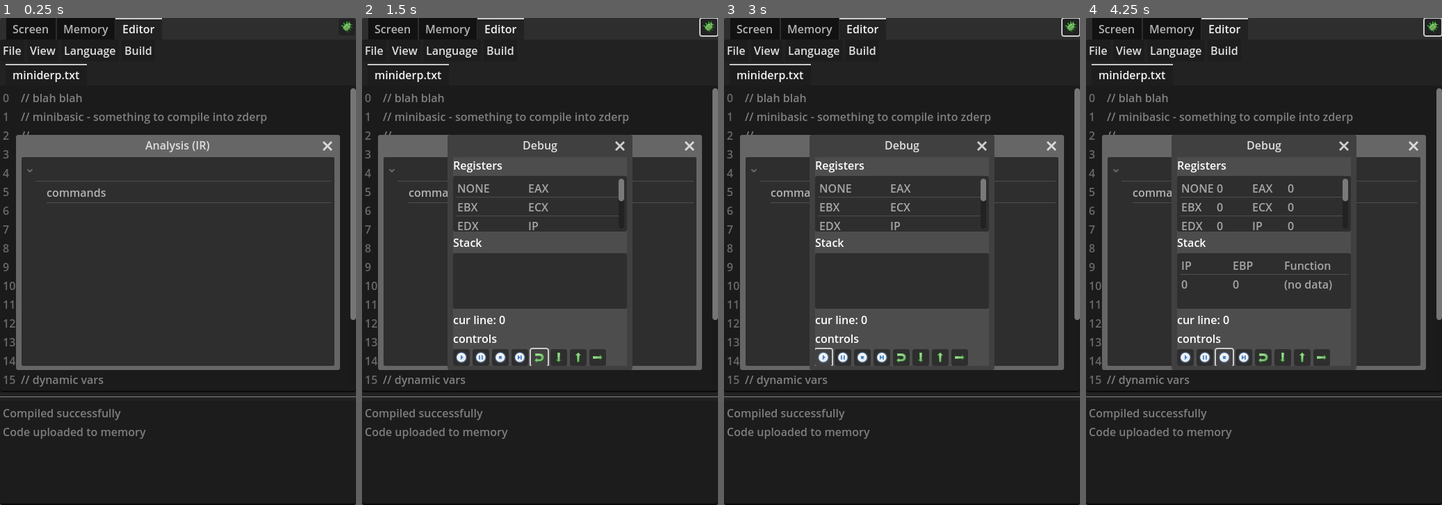
Above: before the commit, frames 1-4 (left to right).
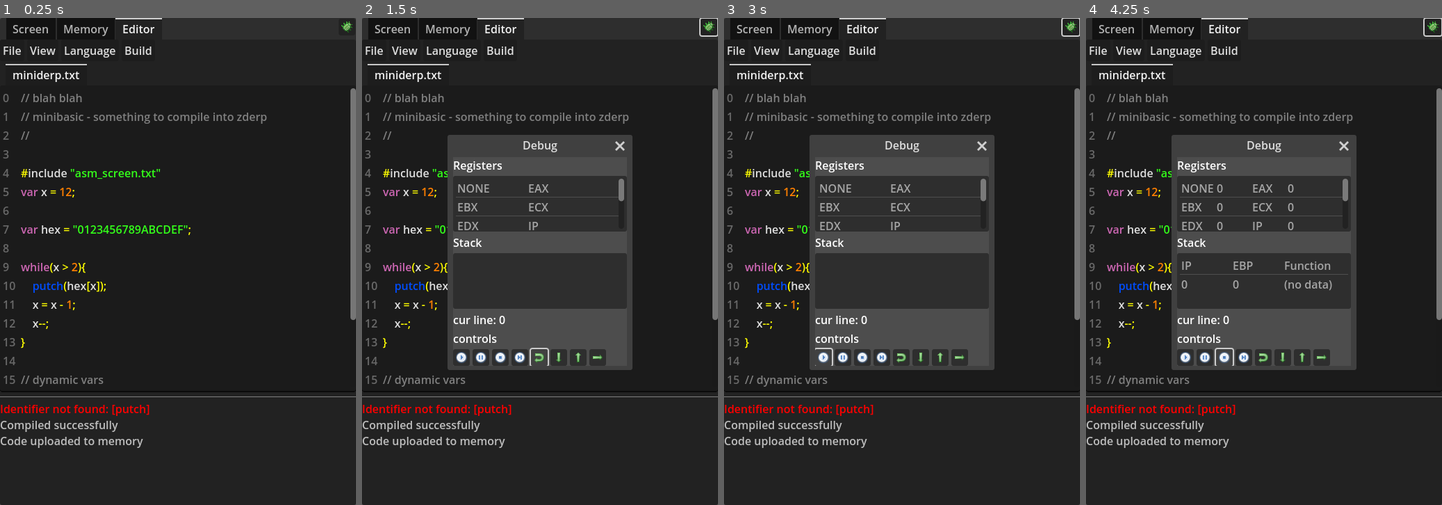
Above: after the commit, the same moments.

Repository: Zondartul/CpuDerp
Game: Godot game, scene res://scenes/main.tscn
Two runs of this game, one before a commit and one after it. Both use one fixed random seed, a clock stepped at 60 frames per second and the inputs below.
Inputs (mouse positions are in pixels of both pictures, inside the frame that each line leads up to):
- Up to frame 1 (0.25 s): no input
- Up to frame 2 (1.5 s): click (707, 27) at 0.5 s; click (540, 358) at 1.25 s
- Up to frame 3 (3 s): click (902, 358) at 2 s; click (823, 358) at 2.75 s
- Up to frame 4 (4.25 s): click (1224, 358) at 3.5 s

The runs differ from the first frame. In frame 1, 9.4% of the frame differs, in the area x 0-100%, y 24-100%; in frame 2, 5.9%; in frame 3, 5.9%; in frame 4, 5.9%.

Commit message:
analysis works

Diff:
--- a/scenes/Editor.gd
+++ b/scenes/Editor.gd
@@ -2,7 +2,7 @@
 
 var VM;
 var memory;
-var console;
+var console:RichTextLabel;
 var is_setup = false;
 
 func _ready():
@@ -31,14 +31,18 @@
 func switch_to_file(filename):
 	$comp_file.switch_to_file(filename);
 
-func print_console(text):
+func print_console(text, col=Color.GRAY):
 	#var console:TextEdit = $V/TE_console;
-	console.text += text + "\n";
+	console.text += "[color="+col.to_html(false)+"]"+ text + "[/color]" + "\n";
 	#scroll to bottom
-	console.scroll_vertical = console.get_line_count()
+	#console.scroll_vertical = console.get_line_count();
 
 
 func _on_view_index_pressed(index: int) -> void:
 	match index:
 		0: $win_token_view.popup();
 		1: $win_parse.popup();
+		2: $win_IR.popup();
+
+func _on_comp_compile_md_sig_user_error(msg) -> void:
+	print_console(msg, Color.RED);
--- a/scenes/comp_compile_md.gd
+++ b/scenes/comp_compile_md.gd
@@ -7,10 +7,13 @@
 signal tokens_ready;
 signal parse_ready;
 signal IR_ready;
+signal sig_user_error;
 
 func compile(text):
 	var tokens = tokenizer.tokenize(text);
+	if not tokens: return;
 	var ast = parse(tokens);
+	if not ast: return;
 	var _IR = analyze(ast);
 	#print(tokens);
 
@@ -120,24 +123,53 @@
 
 const ast_bypass_list = ["start", "stmt_list", "stmt"];
 var IR = null;
+var cur_scope = null;
+var cur_code_block = null;
 
 func clear_IR():
 	IR = {
-		"commands":[],
+		"code_blocks":[[]],
+		"scopes":{
+			"global":{
+				"parent":null,
+				"vars":[],
+				"funcs":[],
+			},
+		}
 	};
+	cur_scope = IR.scopes.global;
+	cur_code_block = IR.code_blocks[0];
 
 func analyze(ast):
 	clear_IR();
 	analyze_one(ast);
 	IR_ready.emit(IR);
+	print(IR);
 	return IR;
+
+func analyze_expr(ast):
+	assert(ast.class == "expr");
+	var ch = ast.children[0];
+	match ch.class:
+		"expr_infix": analyze_expr_infix(ch);
+		"expr_postfix": analyze_expr_postfix(ch);
+		"expr_immediate": analyze_expr_immediate(ch);
+		"expr_ident": analyze_expr_ident(ch);
+		_: push_error("analyze_expr: unimplemented expr type");
 
 func analyze_one(ast):
 	if ast.class in ast_bypass_list:
 		analyze_all(ast.children);
+		return;
 
 	match ast.class:
+		"stmt_preproc": analyze_stmt_preproc(ast);
+		"decl_assignment_stmt": analyze_decl_assignment(ast);
+		"assignment_stmt": analyze_assignment_stmt(ast);
 		"expr": analyze_expr(ast);
+		"while_stmt": analyze_while_stmt(ast);
+		"block": analyze_block(ast);
+		"PUNCT": pass;
 		_: push_error("analyze: not implemented for class "+ast.class); return null;
 
 func analyze_all(list):
@@ -146,53 +178,114 @@
 var expr_stack = [];
 
 var val_idx = 0;
+func make_unique_IR_name(type, text=null):
+	var val_name = type+"_"+str(val_idx);
+	if text: val_name += "__"+text;
+	val_idx+=1;
+	return val_name;
+
 # returns a handle to a new IR value
-func new_value():
-	var val_name = "val_"+str(val_idx);
-	return {"name":val_name};
-
-func analyze_expr(ast):
-	assert(ast.class == "expr");
+func new_val(): return {"val_type":null, "ir_name":null, "user_name":null, "type":null, "value":null};
+
+func new_val_temp():
+	var val = new_val();
+	val.val_type = "temporary";
+	val.ir_name = make_unique_IR_name("tmp");
+	return val;
+
+func new_val_var(val_name):
+	var val = new_val();
+	val.val_type = "variable";
+	val.ir_name = make_unique_IR_name("var", val_name);
+	val.user_name = val_name;
+	return val;
+
+func new_val_immediate(value, type):
+	var val = new_val();
+	val.val_type = "immediate";
+	val.value = value;
+	val.type = type;
+	val.ir_name = make_unique_IR_name("imm");
+	return val;
+
+func new_val_error():
+	var val = new_val();
+	val.val_type = "error";
+	val.ir_name = "error";
+	return val;
+
+const  op_map = {
+	"+":"ADD",
+	"-":"SUB",
+	"*":"MUL",
+	"/":"DIV",
+	"%":"MOD",
+	"[":"INDEX",
+	">":"GREATER",
+	"<":"LESS",
+	"==":"EQUAL",
+	"!=":"NOT_EQUAL",
+	"&&":"AND",
+	"||":"OR",
+	"!":"NOT",
+	"and":"AND",
+	"or":"OR",
+	"not":"NOT",
+	"&":"B_AND",
+	"|":"B_OR",
+	"^":"B_XOR",
+	">>":"B_SHIFT_RIGHT",
+	"<<":"B_SHIFT_LEFT",
+	"~":"B_NOT",
+	"++":"INC",
+	"--":"DEC",
+};
+
+func analyze_expr_infix(ast):
+	assert(ast.class == "expr_infix");
 	var expr1 = ast.children[0];
 	assert(expr1.class == "expr");
 	var op = ast.children[1];
-	var expr2 = null
-	if len(ast.children) > 2:
-		expr2 = ast.children[2];
-		assert(expr2.class == "expr");
-	match op.text:
-		"+": analyze_expr_infix_op(expr1, expr2, "ADD");
-		"-": analyze_expr_infix_op(expr1, expr2, "SUB");
-		"*": analyze_expr_infix_op(expr1, expr2, "MUL");
-		"++": analyze_expr_postfix_op(expr1, "INC");
-		"--": analyze_expr_postfix_op(expr1, "DEC");
-		"(": analyze_expr_call(expr1, expr2);
-		"[": analyze_expr_infix_op(expr1, expr2, "INDEX");
-		_: push_error("analyze: expr op not implemented"); return;
+	var expr2 = ast.children[2];
+	assert(expr2.class == "expr");
+
+	if op.text == "(": analyze_expr_call(expr1, expr2);
+	elif op.text in op_map: analyze_expr_infix_op(expr1, expr2, op_map[op.text]);
+	else: push_error("analyze: expr op not implemented: "+op.text); return;
+
+func analyze_expr_postfix(ast):
+	assert(ast.class == "expr_postfix");
+	var expr1 = ast.children[0];
+	assert(expr1.class == "expr");
+	var op = ast.children[1];
+
+	if op.text in op_map: analyze_expr_postfix_op(expr1, op_map[op.text]);
+	else: push_error("analyze: expr op not implemented: "+op.text); return;
 
 func analyze_expr_infix_op(expr1, expr2, op):
 	analyze_expr(expr1);
 	analyze_expr(expr2);
-	var arg2 = expr_stack.pop();
-	var arg1 = expr_stack.pop();
-	var res = new_value();
+	var arg2 = expr_stack.pop_back();
+	var arg1 = expr_stack.pop_back();
+	var res = new_val_temp();
 	emit_IR(["OP", op, arg1, arg2, res]);
 
 func analyze_expr_postfix_op(expr1, op):
 	analyze_expr(expr1);
-	var arg = expr_stack.pop();
-	var res = new_value();
+	var arg = expr_stack.pop_back();
+	var res = new_val_temp();
 	emit_IR(["OP", op, arg, null, res]);
 
 func emit_IR(cmd:Array):
-	IR.commands.append(cmd);
+	#IR.commands.append(cmd);
+	cur_code_block.append(cmd);
 
 func analyze_expr_call(expr1, expr2):
 	analyze_expr(expr1);
-	analyze_expr_list(expr2);
-	var args = expr_stack.pop();
-	var fun = expr_stack.pop();
-	var res = new_value();
+	analyze_expr(expr2);
+	var args = expr_stack.pop_back();
+	var fun = expr_stack.pop_back();
+	var res = new_val_temp();
 	emit_IR(["CALL", fun, args, res]);
 
 func analyze_expr_list(expr_list):
@@ -200,5 +293,139 @@
 	var res = [];
 	for expr in expr_list.children:
 		analyze_expr(expr);
-		res.append(expr_stack.pop());
+		res.append(expr_stack.pop_back());
 	expr_stack.push_back(res);
+
+func analyze_stmt_preproc(ast):
+	assert(ast.class == "stmt_preproc");
+	push_error("analyze_stmt_preproc: unimplemented");
+
+func analyze_decl_assignment(ast):
+	# decl part
+	assert(ast.class == "decl_assignment_stmt");
+	var stmt_ass = ast.children[1];
+	assert(stmt_ass.class == "assignment_stmt");
+	var tok_ident = stmt_ass.children[0];
+	assert(tok_ident.class == "IDENT");
+	var var_name = tok_ident.text;
+	var var_handle = new_val_var(var_name);
+	cur_scope.vars.append(var_handle);
+	# assign part
+	analyze_one(stmt_ass);
+	var arg = expr_stack.pop_back();
+	var_handle.type = arg.type;
+
+func analyze_while_stmt(ast):
+	assert(ast.class == "while_stmt");
+	var while_start = ast.children[0];
+	assert(while_start.class == "while_start");
+	var expr_cond = while_start.children[2];
+	assert(expr_cond.class == "expr");
+	var stmt_block = ast.children[1];
+	assert(stmt_block.class == "block");
+
+	var ocb = push_code_block();
+	analyze_one(expr_cond);
+	var code_condition = pop_code_block(ocb);
+
+	ocb = push_code_block();
+	var arg = expr_stack.pop_back();
+	analyze_one(stmt_block);
+	var code_block = pop_code_block(ocb);
+
+	emit_IR(["WHILE", code_condition, arg, code_block]);
+
+func push_code_block(new_block=null):
+	var old_cb = cur_code_block;
+	if not new_block:
+		new_block = [];
+		IR.code_blocks.append(new_block);
+	cur_code_block = new_block;
+	return old_cb;
+
+func pop_code_block(old_block):
+	var popped_block = cur_code_block;
+	cur_code_block = old_block;
+	return popped_block;
+
+func analyze_assignment_stmt(ast):
+	assert(ast.class == "assignment_stmt");
+	var tok_ident = ast.children[0];
+	assert(tok_ident.class == "IDENT");
+	var expr = ast.children[2];
+	assert(expr.class == "expr");
+	var var_name = tok_ident.text;
+	var var_handle = get_var(var_name);
+	analyze_one(expr);
+	var arg = expr_stack.pop_back();
+	emit_IR(["MOV", var_handle, arg]);
+	expr_stack.push_back(arg);
+
+func get_var(var_name:String):
+	var seek_scope = cur_scope;
+	while true:
+		for variable in seek_scope.vars:
+			if variable.user_name == var_name:
+				return variable;
+		if seek_scope.parent:
+			seek_scope = seek_scope.parent;
+		else:
+			break;
+	return null;
+
+func get_func(fun_name:String):
+	var seek_scope = cur_scope;
+	while true:
+		for fun in seek_scope.funcs:
+			if fun.user_name == fun_name:
+				return fun;
+		if seek_scope.parent:
+			seek_scope = seek_scope.parent;
+		else:
+			break;
+	return null;
+
+
+func analyze_expr_immediate(ast):
+	assert(ast.class == "expr_immediate");
+	var tok = ast.children[0];
+	var value = null;
+	var type = null;
+	if tok.class == "NUMBER":
+		value = read_number(tok.text);
+		if value is int: type = "int";
+		if value is float: type = "float";
+	if tok.class == "STRING":
+		value = tok.text;
+		type = "string";
+	var res = new_val_immediate(value, type);
+	expr_stack.push_back(res);
+
+func read_number(text:String):
+	if text.is_valid_int():
+		return text.to_int();
+	elif text.is_valid_float():
+		return text.to_float();
+	return null;
+
+func analyze_expr_ident(ast):
+	assert(ast.class == "expr_ident");
+	var tok = ast.children[0];
+	assert(tok.class == "IDENT");
+	var var_name = tok.text;
+	var var_handle = get_var(var_name);
+	if not var_handle:
+		var_handle = get_func(var_name);
+	if not var_handle:
+		user_error("Identifier not found: ["+var_name+"]");
+		var_handle = new_val_error();
+	expr_stack.push_back(var_handle);
+
+func analyze_block(ast):
+	assert(ast.class == "block");
+	var stmt_list = ast.children[1];
+	assert(stmt_list.class == "stmt_list");
+	analyze_one(stmt_list);
+
+func user_error(msg):
+	sig_user_error.emit(msg);
--- a/scenes/lang_md.gd
+++ b/scenes/lang_md.gd
@@ -20,10 +20,12 @@
 	["stmt_list", "EOF", "start"],
 	["/#include", "STRING", "*", "stmt_preproc"],
 	["stmt_preproc", "*", "stmt"],
-	["NUMBER", "*", "expr"],
-	["STRING", "*", "expr"],
+	["NUMBER", "*", "expr_immediate"],
+	["STRING", "*", "expr_immediate"],
+	["expr_immediate", "*", "expr"],
 	["IDENT", "/=", "SHIFT"],
-	["IDENT", "*", "expr"],
+	["IDENT", "*", "expr_ident"],
+	["expr_ident", "*", "expr"],
 	["IDENT", "/=", "expr", "/;", "*","assignment_stmt"],
 	["/var", "assignment_stmt", "*", "decl_assignment_stmt"],
 	["assignment_stmt", "*", "stmt"],
@@ -37,13 +39,15 @@
 	["while_start", "block", "*", "while_stmt"],
 	["while_stmt", "*", "stmt"],
 	["expr", "/;", "*", "stmt"],
-	["expr", "OP", "expr", "*", "expr"],
-	["expr", "OP", "/;", "expr"],
-	["expr", "OP", "/)", "expr"],
-	["expr", "OP", "/]", "expr"],
-	["expr", "/(", "expr", "/)", "*", "expr"],
-	["expr", "/(", "expr_list", "/)", "*", "expr"],
-	["expr", "/[", "expr", "/]", "*", "expr"],
+	["expr", "OP", "expr", "*", "expr_infix"],
+	["expr", "OP", "/;", "expr_postfix"],
+	["expr", "OP", "/)", "expr_postfix"],
+	["expr", "OP", "/]", "expr_postfix"],
+	["expr_postfix", "*", "expr"],
+	["expr", "/(", "expr", "/)", "*", "expr_infix"],
+	["expr", "/(", "expr_list", "/)", "*", "expr_infix"],
+	["expr", "/[", "expr", "/]", "*", "expr_infix"],
+	["expr_infix", "*", "expr"],
 	["expr", "/,", "expr", "*", "expr_list"],
 	["stmt_list", "stmt", "*", "stmt_list"],
 	["stmt", "*", "stmt_list"],
--- a/scenes/main.gd
+++ b/scenes/main.gd
@@ -5,7 +5,7 @@
 @onready var n_VM_memory = $VM/Bus/RAM_64k
 @onready var n_VM_KB = $VM/Bus/KB
 @onready var n_Editor = $Panel/TabContainer/Editor
-@onready var n_console = $Panel/TabContainer/Editor/V/TE_console
+@onready var n_console = $Panel/TabContainer/Editor/V/RTL_console
 @onready var n_CPU = $VM/CPU_vm
 @onready var n_led_error = $Panel/TabContainer/Screen/V/Control/GridContainer/cr_led_error
 @onready var n_led_status = $Panel/TabContainer/Screen/V/Control/GridContainer/cr_led_on
--- a/scenes/main.tscn
+++ b/scenes/main.tscn
@@ -190,11 +190,13 @@
 item_3/id = 3
 
 [node name="View" type="PopupMenu" parent="Panel/TabContainer/Editor/V/MenuBar"]
-item_count = 2
+item_count = 3
 item_0/text = "tokens"
 item_0/id = 0
 item_1/text = "parse (AST)"
 item_1/id = 1
+item_2/text = "analysis (IR)"
+item_2/id = 2
 
 [node name="Language" type="PopupMenu" parent="Panel/TabContainer/Editor/V/MenuBar"]
 
@@ -210,10 +212,11 @@
 [node name="HSeparator" type="HSeparator" parent="Panel/TabContainer/Editor/V"]
 layout_mode = 2
 
-[node name="TE_console" type="TextEdit" parent="Panel/TabContainer/Editor/V"]
+[node name="RTL_console" type="RichTextLabel" parent="Panel/TabContainer/Editor/V"]
 custom_minimum_size = Vector2(0, 150)
 layout_mode = 2
-editable = false
+bbcode_enabled = true
+scroll_following = true
 
 [node name="comp_file" type="Node" parent="Panel/TabContainer/Editor"]
 script = ExtResource("4_3f0fj")
@@ -273,6 +276,7 @@
 visible = false
 
 [node name="win_IR" parent="Panel/TabContainer/Editor" instance=ExtResource("16_og1vs")]
+visible = false
 
 [node name="btn_debugger" type="Button" parent="Panel"]
 layout_mode = 1
@@ -329,9 +333,11 @@
 [connection signal="file_selected" from="Panel/TabContainer/Editor/comp_file/fd_load" to="Panel/TabContainer/Editor/comp_file" method="_on_fd_load_file_selected"]
 [connection signal="IR_ready" from="Panel/TabContainer/Editor/comp_build/comp_compile_md" to="Panel/TabContainer/Editor/win_IR" method="_on_comp_compile_md_ir_ready"]
 [connection signal="parse_ready" from="Panel/TabContainer/Editor/comp_build/comp_compile_md" to="Panel/TabContainer/Editor/win_parse" method="_on_comp_compile_md_parse_ready"]
+[connection signal="sig_user_error" from="Panel/TabContainer/Editor/comp_build/comp_compile_md" to="Panel/TabContainer/Editor" method="_on_comp_compile_md_sig_user_error"]
 [connection signal="tokens_ready" from="Panel/TabContainer/Editor/comp_build/comp_compile_md/tokenizer_md" to="Panel/TabContainer/Editor/comp_build/comp_compile_md" method="_on_tokenizer_md_tokens_ready"]
 [connection signal="close_requested" from="Panel/TabContainer/Editor/window_debug" to="Panel/TabContainer/Editor/window_debug" method="hide"]
 [connection signal="set_highlight" from="Panel/TabContainer/Editor/window_debug/debug_panel" to="Panel/TabContainer/Editor/comp_build" method="_on_debug_panel_set_highlight"]
+[connection signal="close_requested" from="Panel/TabContainer/Editor/win_IR" to="Panel/TabContainer/Editor/win_IR" method="hide"]
 [connection signal="pressed" from="Panel/btn_debugger" to="Panel/TabContainer/Editor/window_debug" method="show"]
 [connection signal="cpu_step_done" from="VM/CPU_vm" to="Panel/TabContainer/Memory" method="_on_cpu_vm_cpu_step_done"]
 [connection signal="cpu_step_done" from="VM/CPU_vm" to="Panel/TabContainer/Editor/window_debug/debug_panel" method="_on_cpu_vm_cpu_step_done"]
--- a/scenes/win_ir.gd
+++ b/scenes/win_ir.gd
@@ -20,7 +20,7 @@
 			leaf.set_text(0, str(i));
 			set_stuff(val, leaf);
 	else:
-		node.set_text(str(obj));
+		node.set_text(1, str(obj));
 
 
 
Not shown, changed: log.txt
